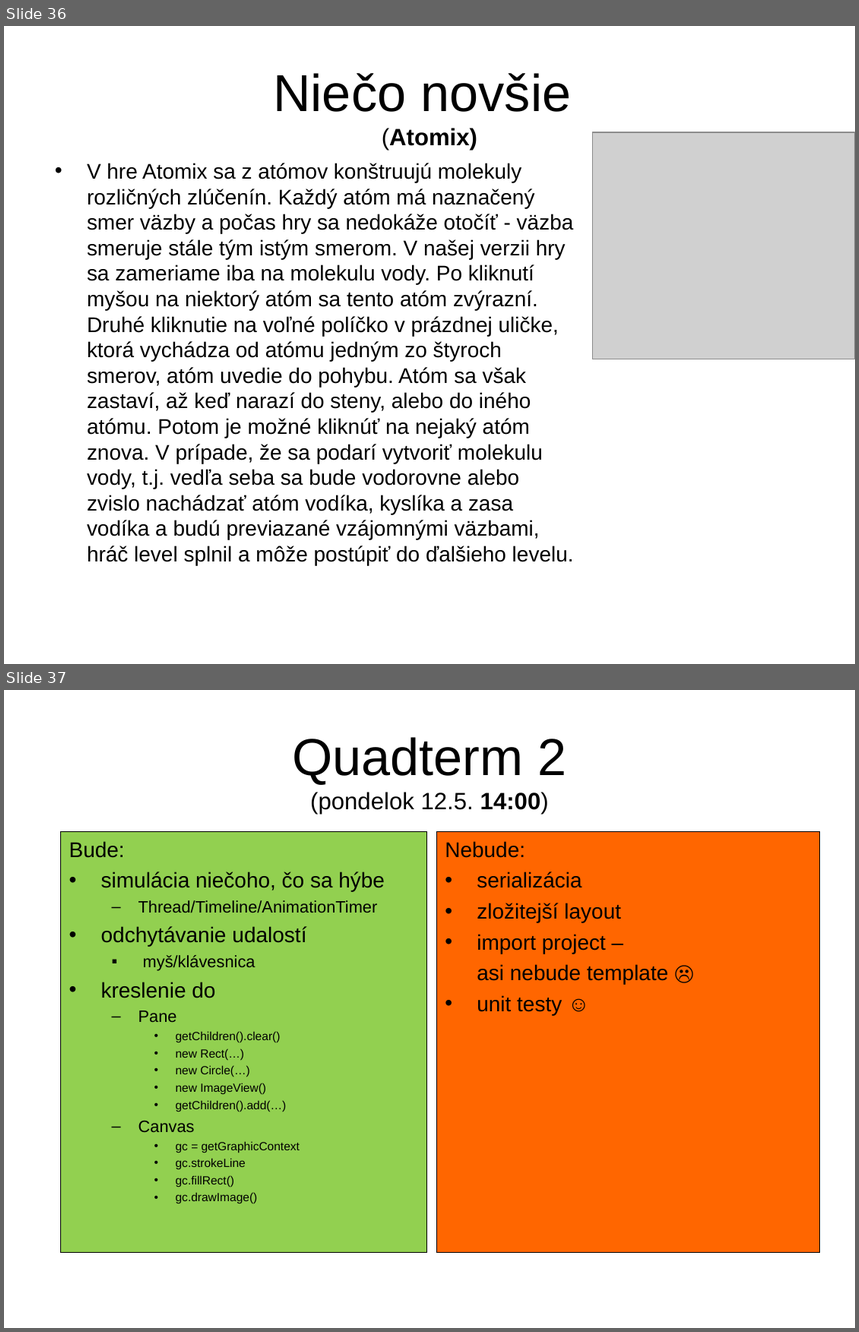
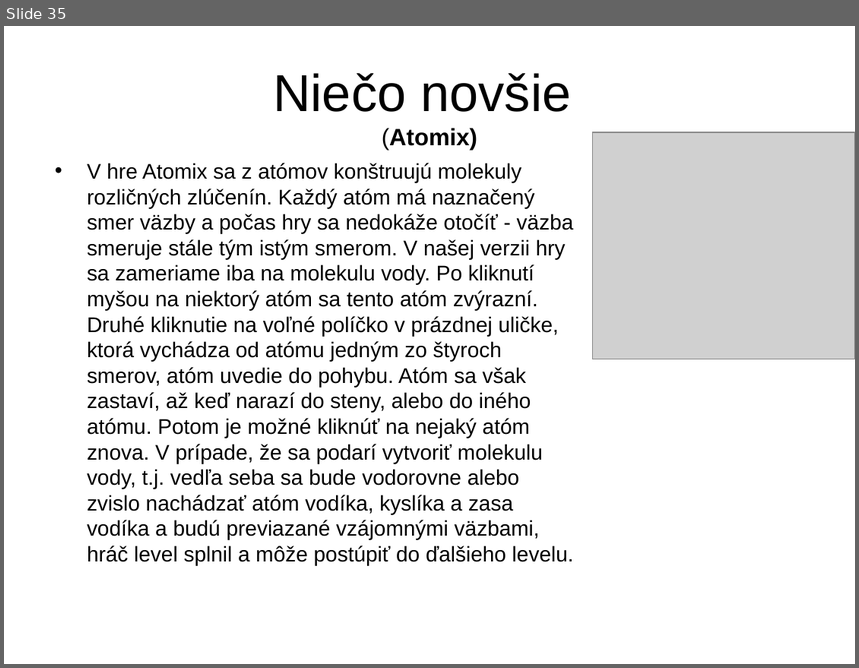
Before and after one commit to Programovanie4/Prednasky, a slide deck: 12/12_java.ppt. Shown one above the other, each under a label of ours: slides 36 and 37 before the commit, slide 35 after it. The pictures are 859x1332 and 859x668 pixels, drawn with LibreOffice and Linux fonts; fonts in the diff are those of the drawing; grey boxes stand for pictures. Boxes give left, top, right and bottom in pixels: in the first picture for what was removed or moved away, otherwise in the second. Text is boxed around its words. In the diff, an @@ line names an element or a change of style, - is before the commit and + after.

```diff
--- a/12/12_java.ppt
+++ b/12/12_java.ppt
@@ slide 37 removed at (x1=4, y1=690, x2=855, y2=1328), background #FFFFFF @@
@@ title removed at (x1=292, y1=737, x2=566, y2=814) @@
-Quadterm 2
-(pondelok 12.5. 14:00)
@@ rectangle removed at (x1=61, y1=832, x2=427, y2=1253) @@
-Bude:
-• simulácia niečoho, čo sa hýbe
-  – Thread/Timeline/AnimationTimer
-• odchytávanie udalostí
-  ▪ myš/klávesnica
-• kreslenie do
-  – Pane
-    • getChildren().clear()
-    • new Rect(…)
-    • new Circle(…)
-    • new ImageView()
-    • getChildren().add(…)
-  – Canvas
-    • gc = getGraphicContext
-    • gc.strokeLine
-    • gc.fillRect()
-    • gc.drawImage()
@@ rectangle removed at (x1=436, y1=832, x2=819, y2=1253) @@
-Nebude:
-• serializácia
-• zložitejší layout
-• import project –
-asi nebude template ☹
-• unit testy ☺
@@ what was slide 36 is now slide 35 @@
```
Also in this commit, not shown: 2 slides changed, 1 other slide removed, 4 other files.
